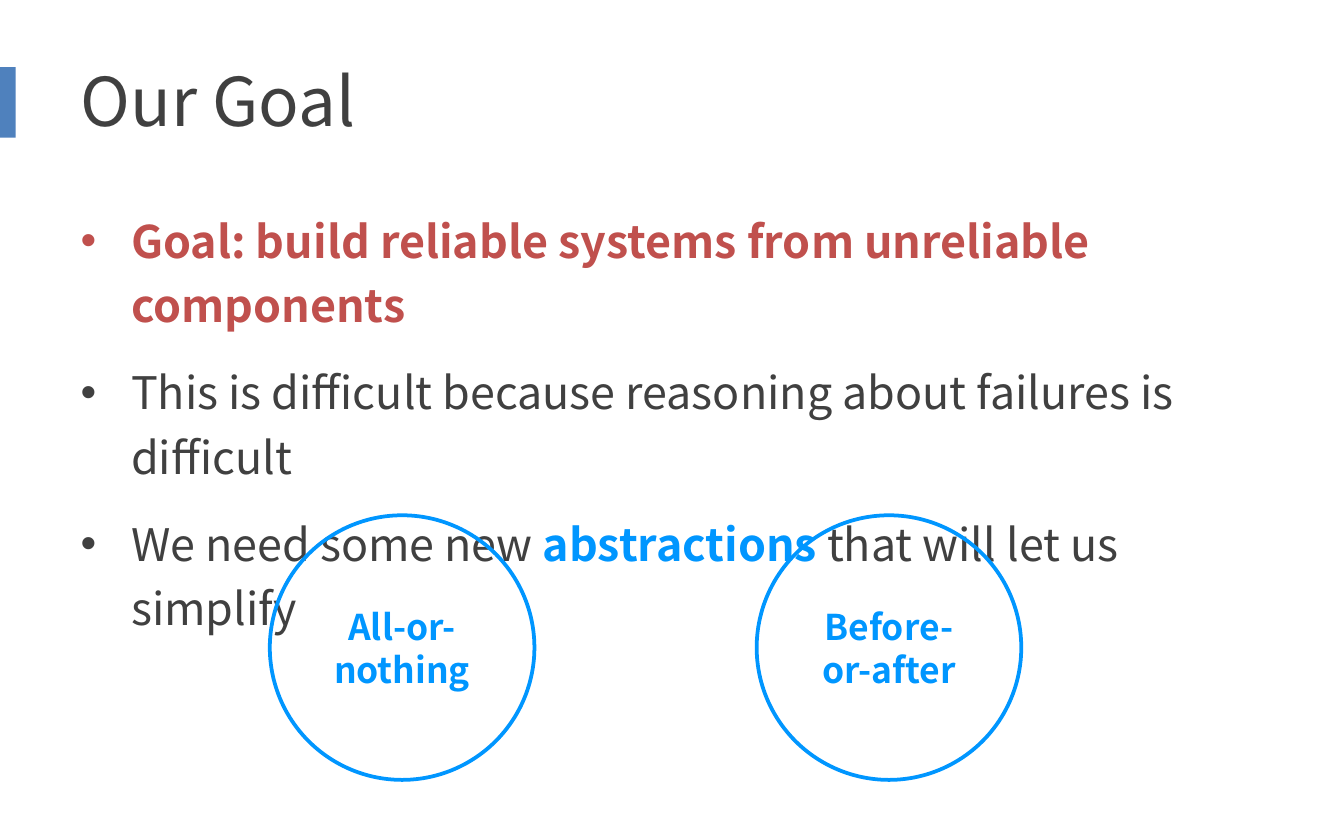
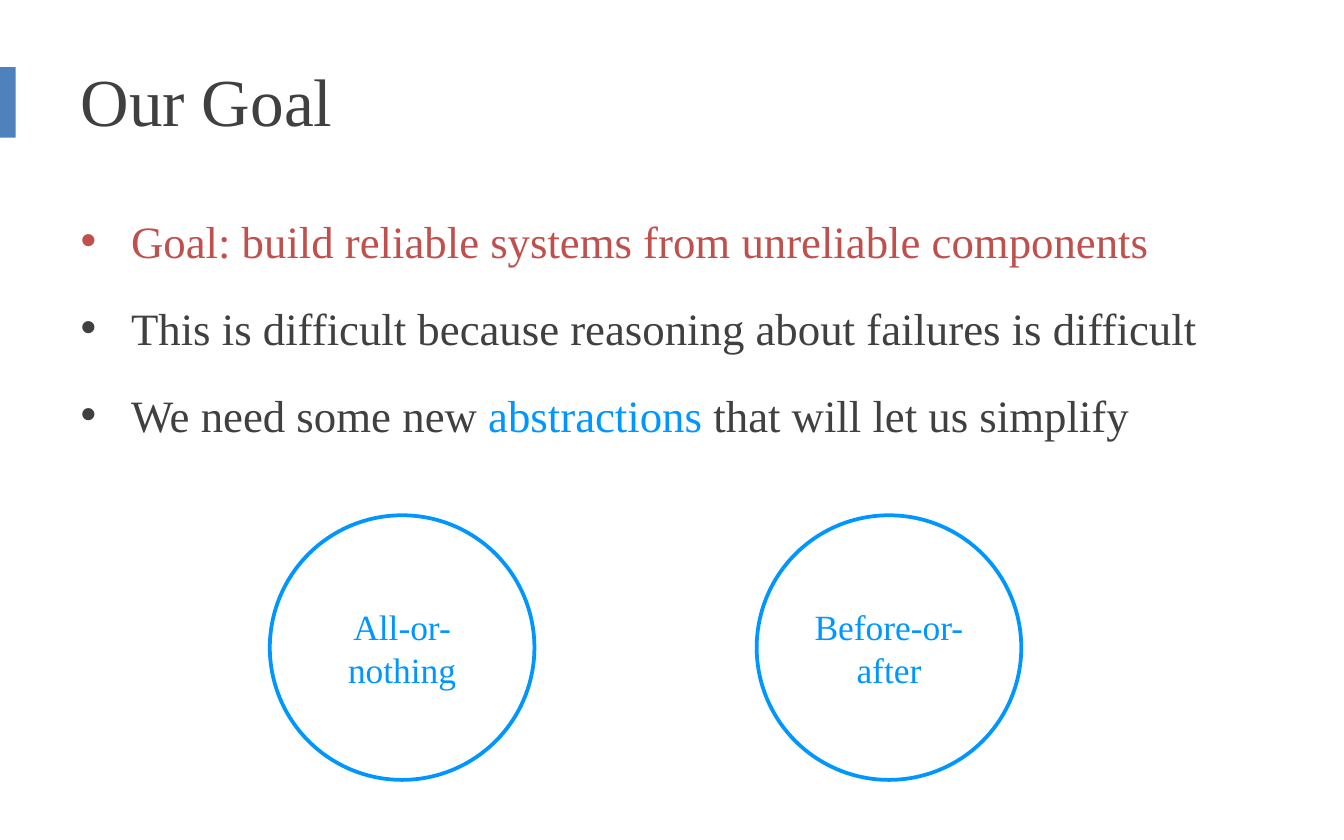
Before and after one commit to yepengpeng-1/2019-2020-autumn-semester, a slide deck: slide 11 of SE-227/slides/CSE-14.pptx. Drawn at 1344x840 pixels with LibreOffice and Linux fonts; fonts in the diff are those of the drawing. Boxes give left, top, right and bottom in pixels: in the first picture for what was removed or moved away, otherwise in the second. Text is boxed around its words. In the diff, an @@ line names an element or a change of style, - is before the commit and + after.

Commit message:
[update] Baskerville Font

```diff
--- a/SE-227/slides/CSE-14.pptx
+++ b/SE-227/slides/CSE-14.pptx
@@ title "Our Goal" at (81,79,333,127): font Noto Sans CJK SC to Times New Roman @@
@@ text "Goal: build reliable systems from ..." at (131,226,1196,441): font Noto Sans CJK SC to Times New Roman; bold off in "Goal: build reliable systems from unreliable components", "abstractions" @@
@@ ellipse "All-or-nothing" at (270,515,535,780): font Noto Sans CJK SC to Times New Roman, bold off @@
@@ ellipse "Before-or-after" at (757,515,1021,780): font Noto Sans CJK SC to Times New Roman, bold off @@
```
Also in this commit, not shown: 65 other slides changed.
